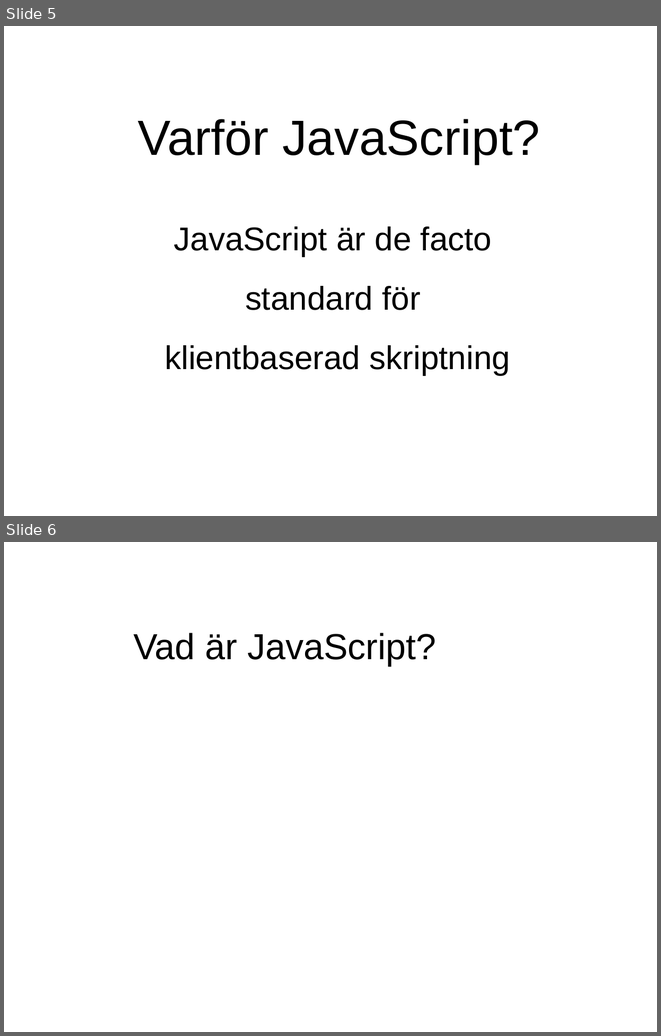
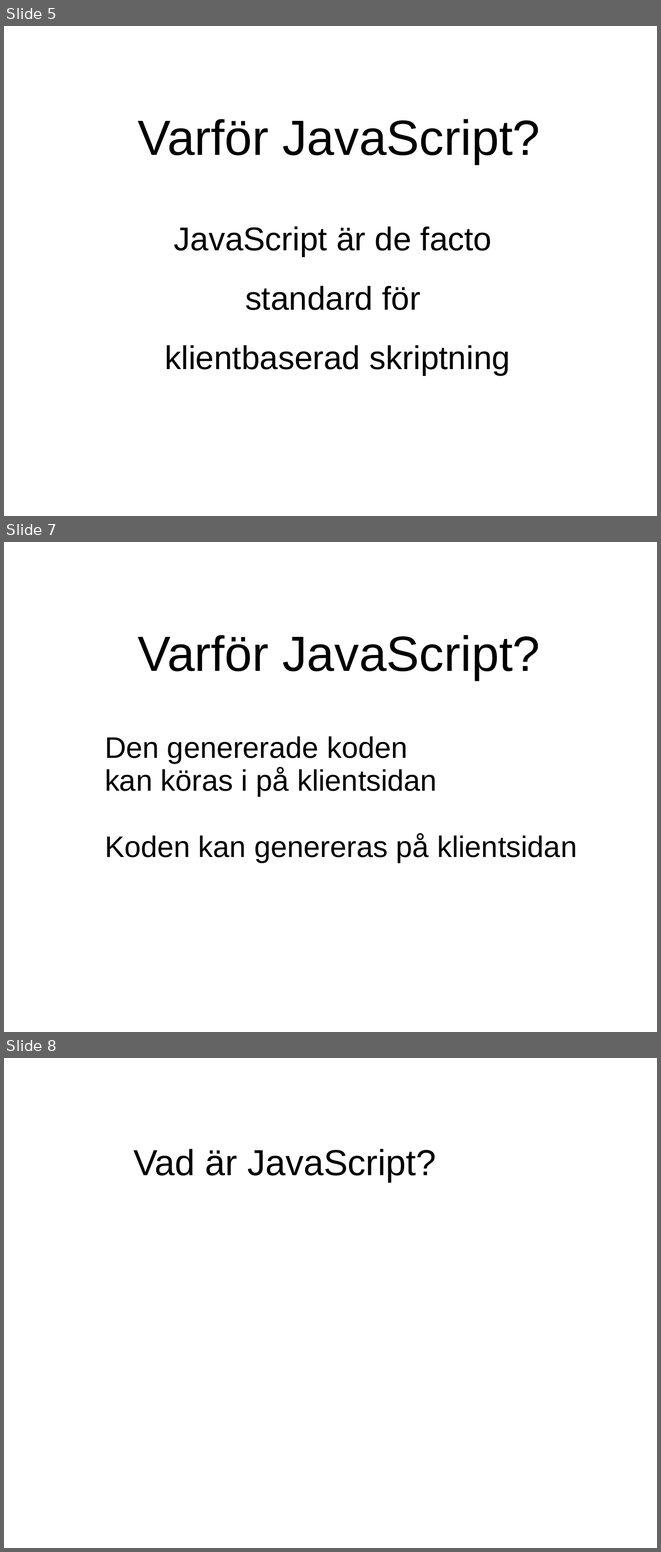
Before and after one commit to evilcandybag/JSHC, a slide deck: report/presentation.ppt. Shown one above the other, each under a label of ours: slides 5 and 6 before the commit, slides 5, 7 and 8 after it; the slides between them are not shown. The pictures are 661x1036 and 661x1552 pixels, drawn with LibreOffice and Linux fonts; fonts in the diff are those of the drawing. Boxes give left, top, right and bottom in pixels: in the first picture for what was removed or moved away, otherwise in the second. Text is boxed around its words. In the diff, an @@ line names an element or a change of style, - is before the commit and + after.

```diff
--- a/report/presentation.ppt
+++ b/report/presentation.ppt
@@ slide 7 added at [4,542,657,1032], background #FFFFFF @@
@@ text added at [138,635,540,680], 60 pt, text #000000 @@
+Varför JavaScript?
@@ text added at [105,736,577,862], 36 pt, text #000000 @@
+Den genererade koden
+kan köras i på klientsidan
+Koden kan genereras på klientsidan
@@ what was slide 6 is now slide 8 @@
```
Also in this commit, not shown: 12 slides changed, 3 other slides added, 4 slides removed, 1 other file.
